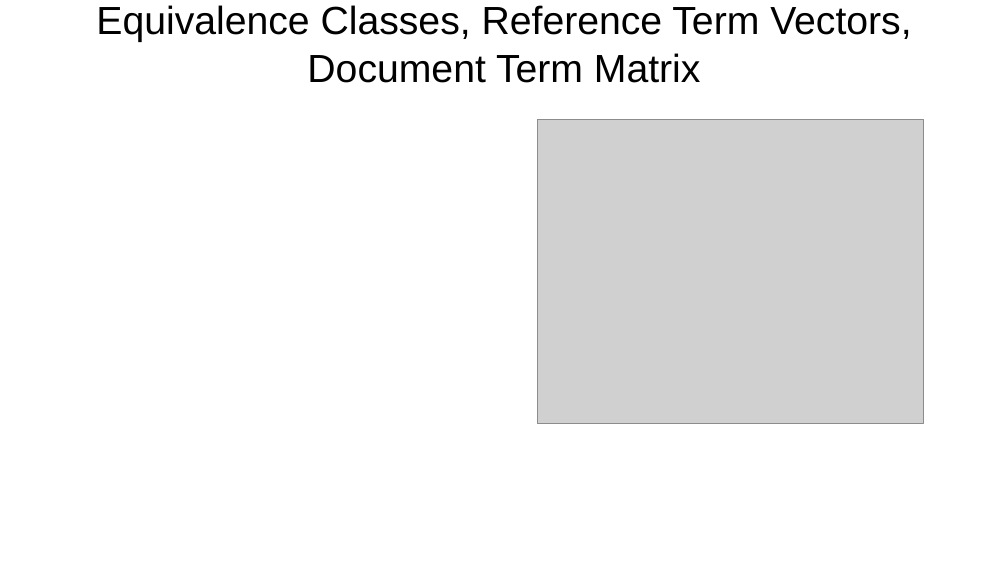
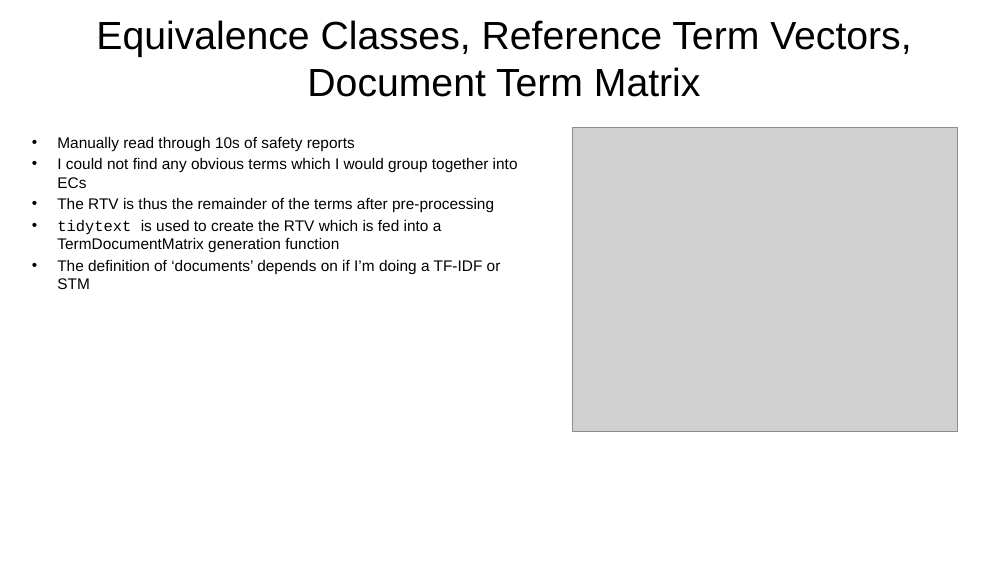
Before and after one commit to rsangole/453_TextAnalysis_FinalProject, a slide deck: slide 11 of reports/Final Report.pptx. Drawn at 1008x567 pixels with LibreOffice and Linux fonts; fonts in the diff are those of the drawing; grey boxes stand for pictures; background and template pictures are left out. Boxes give left, top, right and bottom in pixels: in the first picture for what was removed or moved away, otherwise in the second. Text is boxed around its words. In the diff, an @@ line names an element or a change of style, - is before the commit and + after.

Commit message:
Final report complete

```diff
--- a/reports/Final Report.pptx
+++ b/reports/Final Report.pptx
@@ title "Equivalence Classes, Reference Term Vectors, ...": place and size @@
-title "Equivalence Classes, Reference Term Vectors, ..." at box(96, 5, 911, 83)
+title "Equivalence Classes, Reference Term Vectors, ..." at box(96, 20, 911, 97)
@@ text added at box(57, 137, 518, 289), 11 pt, text #000000 @@
+• Manually read through 10s of safety reports
+• I could not find any obvious terms which I would group together into ECs
+• The RTV is thus the remainder of the terms after pre-processing
+• tidytext is used to create the RTV which is fed into a TermDocumentMatrix generation function
+• The definition of ‘documents’ depends on if I’m doing a TF-IDF or STM
@@ picture: place and size @@
-picture at box(538, 120, 923, 423)
+picture at box(573, 128, 958, 431)
```
Also in this commit, not shown: 5 other slides changed, 6 slides added, 7 slides removed, 6 other files.
